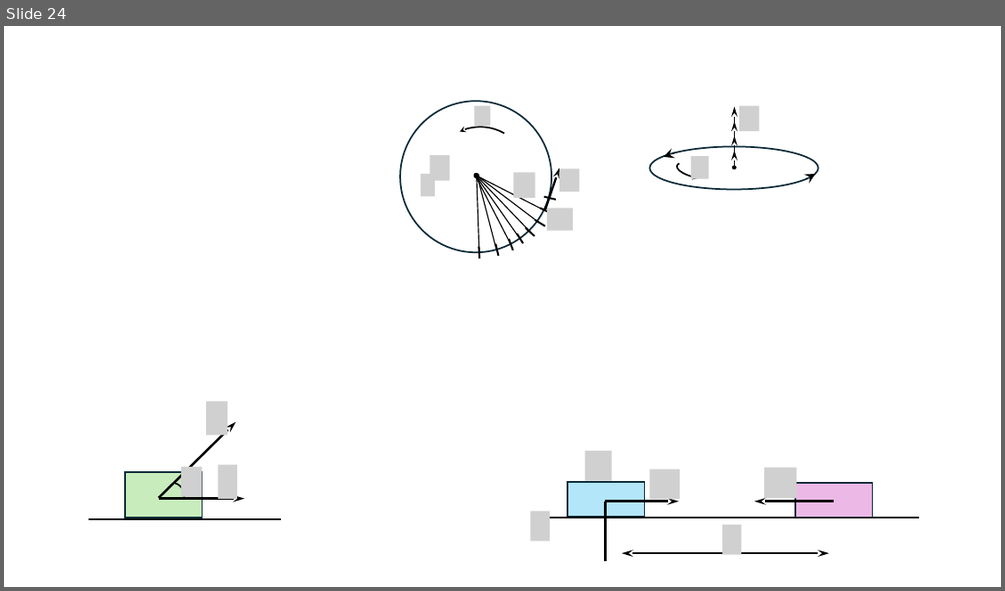
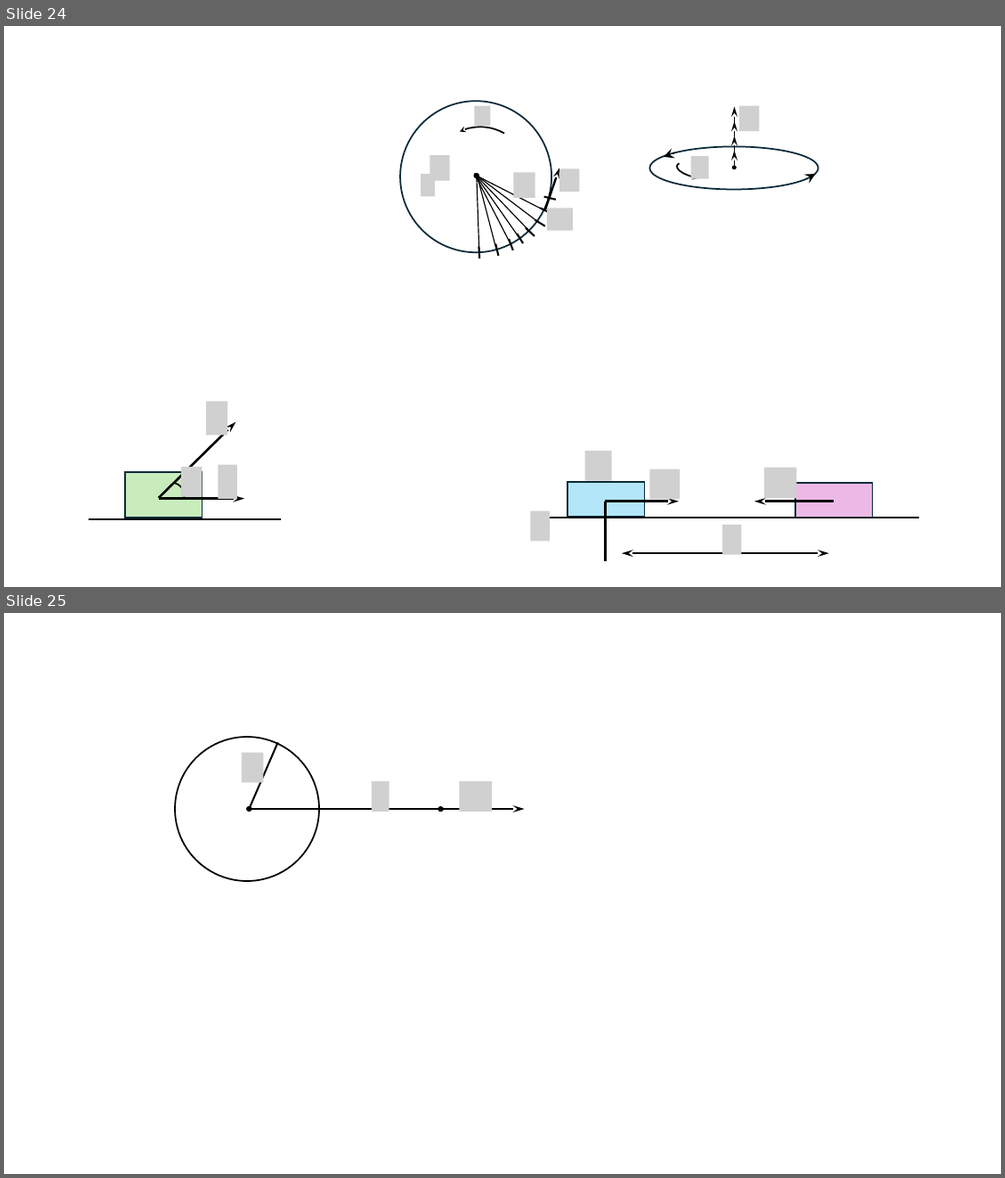
Before and after one commit to savchenko-physics/savchenko-physics.github.io, a slide deck: theory/lecture-drawings.pptx. Shown one above the other, each under a label of ours: slide 24 before the commit, slides 24 and 25 after it. The pictures are 1005x591 and 1005x1178 pixels, drawn with LibreOffice and Linux fonts; fonts in the diff are those of the drawing; grey boxes stand for pictures. Boxes give left, top, right and bottom in pixels: in the first picture for what was removed or moved away, otherwise in the second. Text is boxed around its words. In the diff, an @@ line names an element or a change of style, - is before the commit and + after.

```diff
--- a/theory/lecture-drawings.pptx
+++ b/theory/lecture-drawings.pptx
@@ slide 25 added at <box>4,613,1001,1174</box>, background #FFFFFF @@
@@ ellipse added at <box>175,737,320,881</box>, outline #000000 1.5 pt @@
@@ line added from (278, 742) to (250, 809), #000000 1.75 pt @@
@@ picture added at <box>242,752,264,782</box> @@
@@ picture added at <box>372,781,390,811</box> @@
@@ picture added at <box>460,781,493,811</box> @@
@@ ellipse added at <box>246,806,252,811</box>, fill #000000 @@
@@ line added from (441, 809) to (250, 809), #000000 1.5 pt @@
@@ ellipse added at <box>437,806,444,811</box>, fill #000000 @@
@@ arrow added from (441, 809) to (525, 809), #000000 2.25 pt @@
```
Also in this commit, not shown: 1 other slide added, 1 slide removed, 2 other files.
